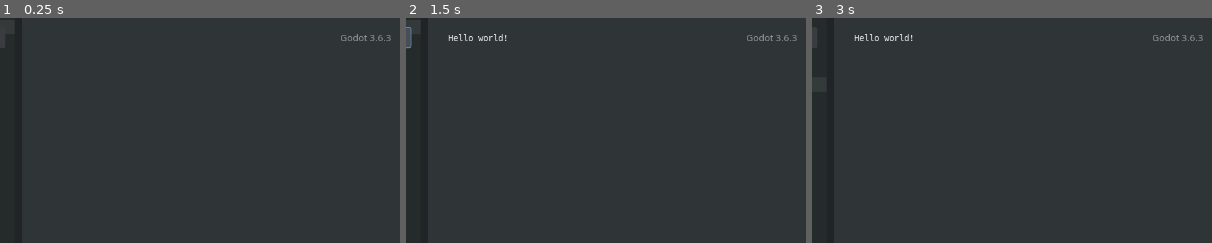
Above: before the commit, frames 1-3 (left to right).
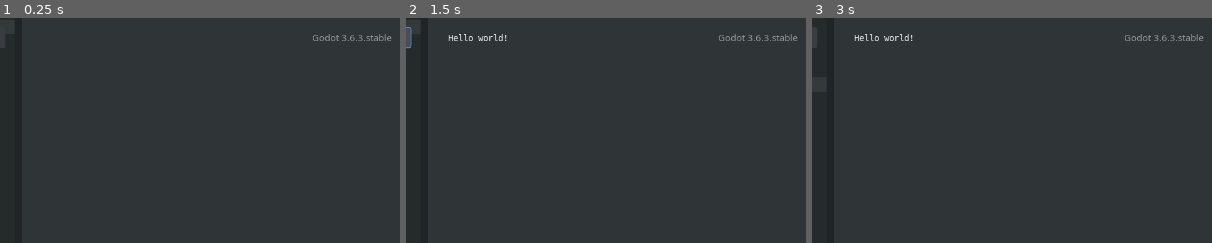
Above: after the commit, the same moments.

Repository: gdscript-online/gdscript-online.github.io
Game: Godot game, scene res://main.tscn
Same seed, same stepped clock (60 frames per second), same inputs: the game is played once before the commit and once after it.
Inputs (mouse positions are % of the whole screen's width and height, from its top left):
- Up to frame 1 (0.25 s): no input
- Up to frame 2 (1.5 s): click "Run" at 0.5 s; click "Run" at 1.25 s
- Up to frame 3 (3 s): click "Run" at 2 s; tap Enter at 2.75 s; move the mouse to (26, 47) at 2.77 s; click (26, 47) at 2.92 s
The pictures show only the part of the screen within x 50-100%, y 0-50%; the shares and areas given below are measured in that part.

The runs differ from the first frame. In frame 1, 0.3% of the frame differs, in the area x 78-98%, y 7-11%; in frame 2, 0.3%; in frame 3, 0.3%.

Commit message:
Display version status in the top-right corner

Diff:
--- a/main_window.gd
+++ b/main_window.gd
@@ -9,9 +9,9 @@
 	var version := Engine.get_version_info()
 	# Mimic the official version numbering.
 	if version.patch >= 1:
-		engine_version_label.text = "Godot %s.%s.%s" % [version.major, version.minor, version.patch]
+		engine_version_label.text = "Godot %s.%s.%s.%s" % [version.major, version.minor, version.patch, version.status]
 	else:
-		engine_version_label.text = "Godot %s.%s" % [version.major, version.minor]
+		engine_version_label.text = "Godot %s.%s.%s" % [version.major, version.minor, version.status]
 
 	# Upscale everything if the display requires it (crude hiDPI support).
 	# This prevents UI elements from being too small on hiDPI displays.
--- a/script_editor.gd
+++ b/script_editor.gd
@@ -5,15 +5,15 @@
 onready var error_label: Label = $"../ErrorPanel/Label"
 onready var output_panel: RichTextLabel = $"../../OutputPanel/RichTextLabel"
 
-# The printing functions to create
+# The printing functions to create.
 const PRINT_FUNCS = {
-	"print": "", # Nothing between arguments, newline at end
-	"prints": " ", # Space between arguments, newline at end
-	"printt": "\\t", # Tab between arguments, newline at end
-	"printraw": "", # Nothing between arguments, no newline at end
+	"print": "", # Nothing between arguments, newline at end.
+	"prints": " ", # Space between arguments, newline at end.
+	"printt": "\\t", # Tab between arguments, newline at end.
+	"printraw": "", # Nothing between arguments, no newline at end.
 }
 
-# Functions to replace in the script that will be run (see above)
+# Functions to replace in the script that will be run (see above).
 const FUNC_REPLACEMENTS = {
 	"print(": "self.print(",
 	"print (": "self.print (",
@@ -115,8 +115,8 @@
 	"PoolColorArray",
 ]
 
-# Implement `print()` functions in the script for use with the output panel
-# This must be done because built-in `print()` functions' output cannot be redirected
+# Implement `print()` functions in the script for use with the output panel.
+# This must be done because built-in `print()` functions' output cannot be redirected.
 var print_func_template := """
 func {name}(arg1 = '', arg2 = '', arg3 = '', arg4 = '', arg5 = '', arg6 = '', arg7 = '', arg8 = '', arg9 = '') -> void:
 	# Also call the built-in printing function
@@ -133,7 +133,7 @@
 		output_panel = "$'/root/MainWindow/HSplitContainer/OutputPanel/RichTextLabel'"
 })
 
-# The script shim that will be inserted at the end of the user-provided script
+# The script shim that will be inserted at the end of the user-provided script.
 var script_shim := ""
 
 
@@ -162,11 +162,11 @@
 
 
 func _run_button_pressed() -> void:
-	# Clear the Output panel
+	# Clear the Output panel.
 	output_panel.text = ""
 
 	# Replace `print()` and similar functions with our own so that messages
-	# can be displayed in the output panel
+	# can be displayed in the output panel.
 	var script_text := text
 	for func_replacement in FUNC_REPLACEMENTS:
 		script_text = script_text.replace(
@@ -174,21 +174,21 @@
 				FUNC_REPLACEMENTS[func_replacement]
 		)
 
-	# Append the script shim and load the script
+	# Append the script shim and load the script.
 	script_text += script_shim
 	var script := GDScript.new()
 	script.source_code = script_text
 	var error := script.reload()
 
-	# Display an error message if the script parsing failed
+	# Display an error message if the script parsing failed.
 	error_label.text = "Script error" if error != OK else ""
 
 	if error == OK:
 		var run_context: Object = script.new()
 		# Instance the script so it can access the scene tree.
-		# This also runs the script's `_init()` and `_ready()` functions
+		# This also runs the script's `_init()` and `_ready()` functions.
 		get_tree().get_root().add_child(run_context)
-		# Clean up once the script is done running
+		# Clean up once the script is done running.
 		run_context.queue_free()
 
 
